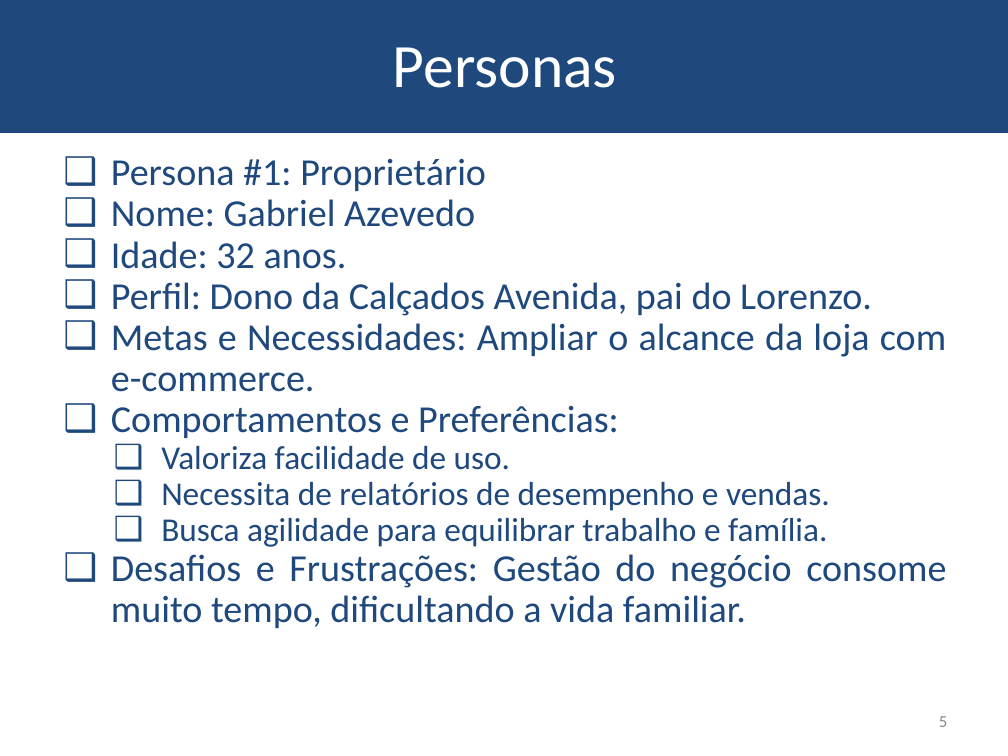
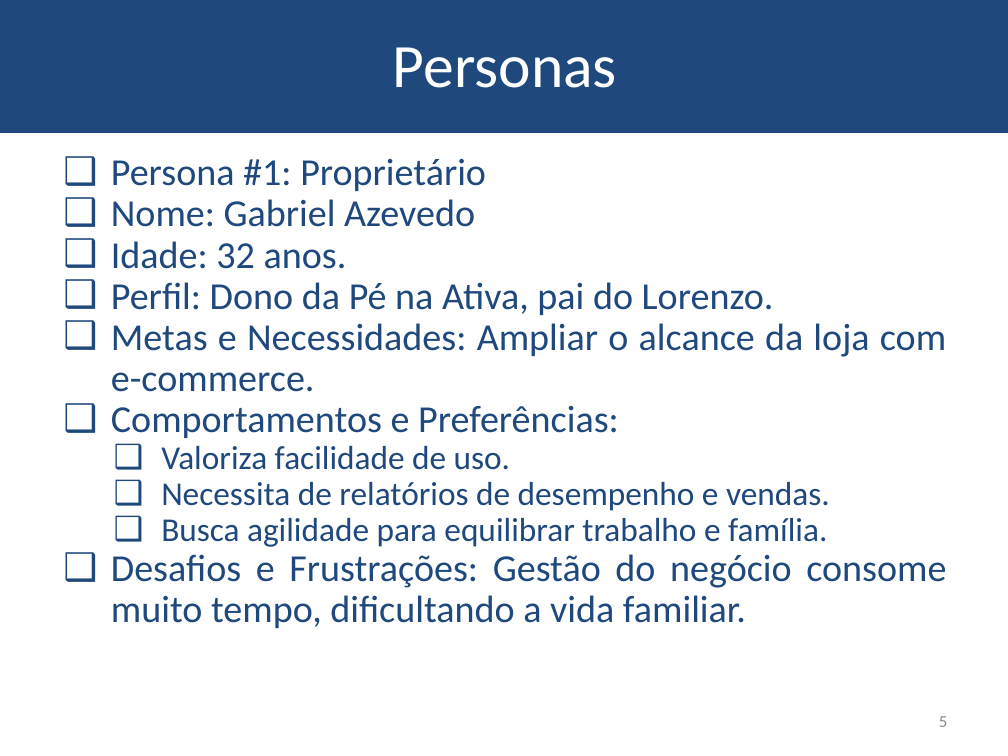
Before and after one commit to bgbaine/ads, a slide deck: slide 5 of esi/aula12/atividades/Modelo de apresentação.pptx. Drawn at 1008x756 pixels with LibreOffice and Linux fonts; fonts in the diff are those of the drawing; background and template pictures are left out. Boxes give left, top, right and bottom in pixels: in the first picture for what was removed or moved away, otherwise in the second. Text is boxed around its words. In the diff, an @@ line names an element or a change of style, - is before the commit and + after.

```diff
--- a/esi/aula12/atividades/Modelo de apresentação.pptx
+++ b/esi/aula12/atividades/Modelo de apresentação.pptx
@@ text at [111,282,774,315]: text changed @@
-❑ Perfil: Dono da Calçados Avenida, pai do Lorenzo.
+❑ Perfil: Dono da Pé na Ativa, pai do Lorenzo.
```
Also in this commit, not shown: 4 other slides changed, 1 slide removed, 54 other files.
